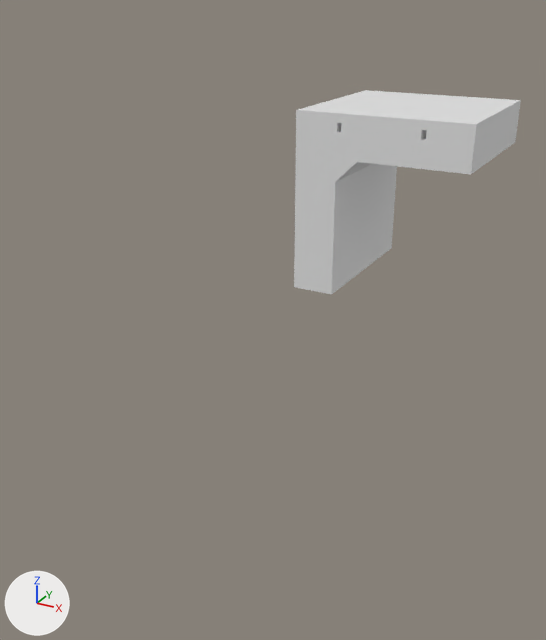
Before and after pictures for a commit that changed the Blender file esp8266-eInk/stl/holder.blend.
Both versions are drawn from a camera (50 mm lens) standing at (0.028, -0.0867, 0.0234) and looking at (-0.0091, -0.0193, -0.0103). The lights are fixed; the arrows at lower left show +X, +Y and +Z.

Script lines for the objects in view, before the commit:
```python
me_cube_001 = bpy.data.meshes.new('Cube.001')
me_cube_001.from_pydata(...)  # 34 vertices, 29 faces; spans x -0.0113..0.0087, y -0.01..0.01, z -0.01..0.01
me_cube_002 = bpy.data.meshes.new('Cube.002')
me_cube_002.from_pydata(...)  # 20 vertices, 18 faces; spans x -0.0113..0.0087, y -0.01..0.01, z 0.009..0.011
ob_cube = bpy.data.objects.new('Cube', me_cube_001)
ob_cube.location = (0.0, 0.0, 0.0)
ob_cube_001 = bpy.data.objects.new('Cube.001', me_cube_002)
ob_cube_001.location = (0.0, 0.0, 0.0)
```
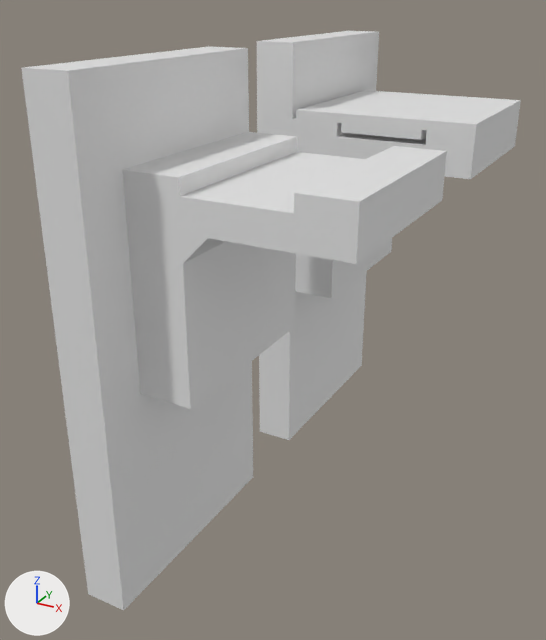
What differs and where, as boxes (x1, y1, x2, y2) in the pictures (546 x 640 px):
'holder left', added
    after: (21, 47, 447, 610)
'holder right', added
    after: (257, 31, 520, 440)
'Cube', deleted
    before: (294, 109, 520, 295)

What changed in the scene script:
```text
Add me_cube_003:
    me_cube_003.from_pydata(...)  # 62 vertices, 57 faces; spans x -0.0162..0.0087, y -0.0445..-0.0195, z -0.032..0.018
Add me_cube_001_1:
    me_cube_001_1.from_pydata(...)  # 62 vertices, 57 faces; spans x -0.0162..0.0087, y -0.01..0.015, z -0.032..0.018
Remove ob_cube:
    ob_cube = bpy.data.objects.new('Cube', me_cube_001)
    ob_cube.location = (0.0, 0.0, 0.0)
Add ob_holder_left:
    ob_holder_left = bpy.data.objects.new('holder left', me_cube_003)
    ob_holder_left.location = (0.0, 0.0, 0.0)
Add ob_holder_right:
    ob_holder_right = bpy.data.objects.new('holder right', me_cube_001_1)
    ob_holder_right.location = (0.0, 0.0, 0.0)
```
